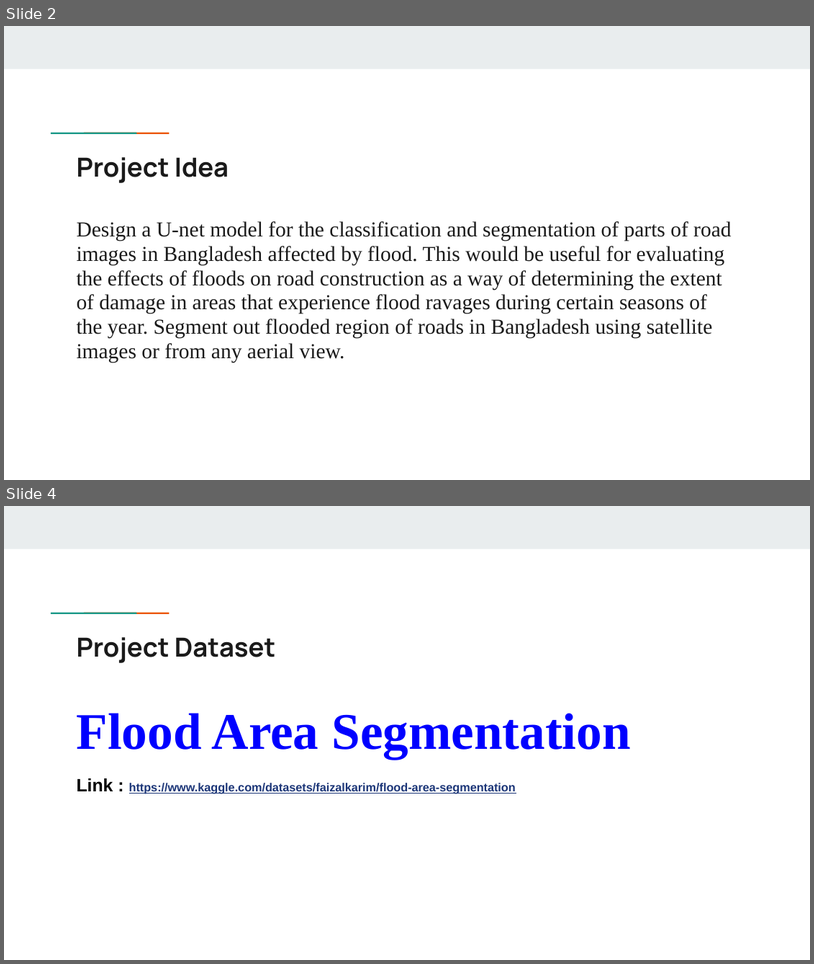
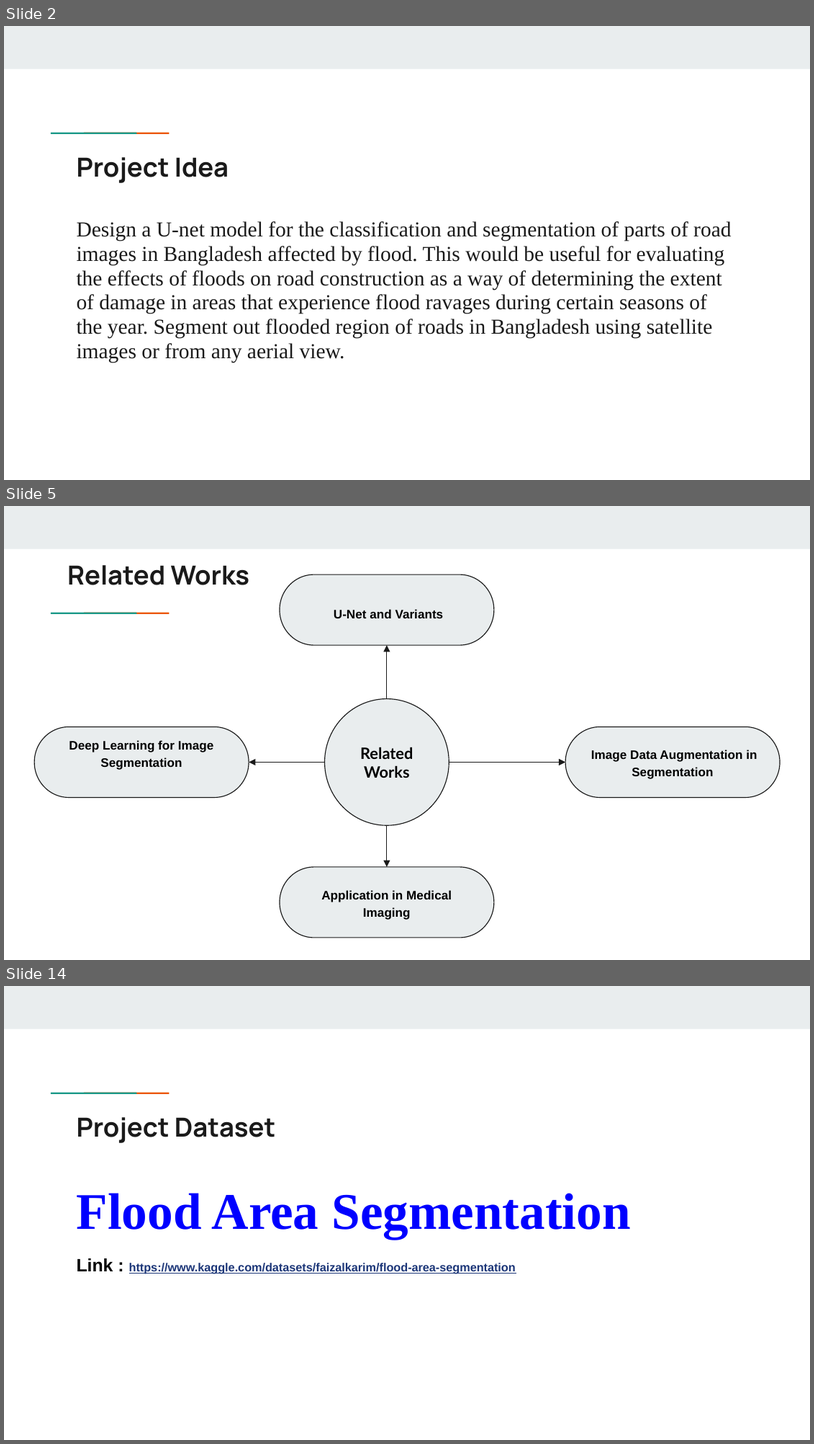
Before and after one commit to Shaoun18/CSE713, a slide deck: Final Project/Task_4a/Flood Impact Detection on Roads Using U-Net.pptx. Shown one above the other, each under a label of ours: slides 2 and 4 before the commit, slides 2, 5 and 14 after it; the slides between them are not shown. The pictures are 814x964 and 814x1444 pixels, drawn with LibreOffice and Linux fonts; fonts in the diff are those of the drawing. Boxes give left, top, right and bottom in pixels: in the first picture for what was removed or moved away, otherwise in the second. Text is boxed around its words. In the diff, an @@ line names an element or a change of style, - is before the commit and + after.

```diff
--- a/Final Project/Task_4a/Flood Impact Detection on Roads Using U-Net.pptx
+++ b/Final Project/Task_4a/Flood Impact Detection on Roads Using U-Net.pptx
@@ slide 5 added at box(4, 506, 810, 960), background #FFFFFF; not listed: 3 template elements that a slide beside it also shows @@
@@ title added at box(67, 565, 250, 585), 23.4 pt, text #1A1A1A, bold @@
+Related Works
@@ pill shape added at box(280, 574, 494, 646), fill #E9EDEE, outline #1A1A1A 0.75 pt, 11 pt, text #000000, bold @@
+U-Net and Variants
@@ arrow added from (387, 699) to (387, 645), #1A1A1A 0.75 pt @@
@@ ellipse added at box(325, 699, 449, 826), fill #E9EDEE, outline #1A1A1A 0.75 pt, 14 pt, text #000000, bold @@
+Related Works
@@ pill shape added at box(35, 727, 249, 798), fill #E9EDEE, outline #1A1A1A 0.75 pt, 11 pt, text #000000, bold @@
+Deep Learning for Image Segmentation
@@ pill shape added at box(566, 727, 781, 798), fill #E9EDEE, outline #1A1A1A 0.75 pt, 11 pt, text #000000, bold @@
+Image Data Augmentation in Segmentation
@@ arrow added from (325, 762) to (249, 762), #1A1A1A 0.75 pt @@
@@ arrow added from (449, 762) to (566, 762), #1A1A1A 0.75 pt @@
@@ arrow added from (387, 826) to (387, 867), #1A1A1A 0.75 pt @@
@@ pill shape added at box(280, 867, 494, 937), fill #E9EDEE, outline #1A1A1A 0.75 pt, 11 pt, text #000000, bold @@
+Application in Medical Imaging
@@ what was slide 4 is now slide 14 @@
```
Also in this commit, not shown: 2 slides changed, 10 other slides added.
